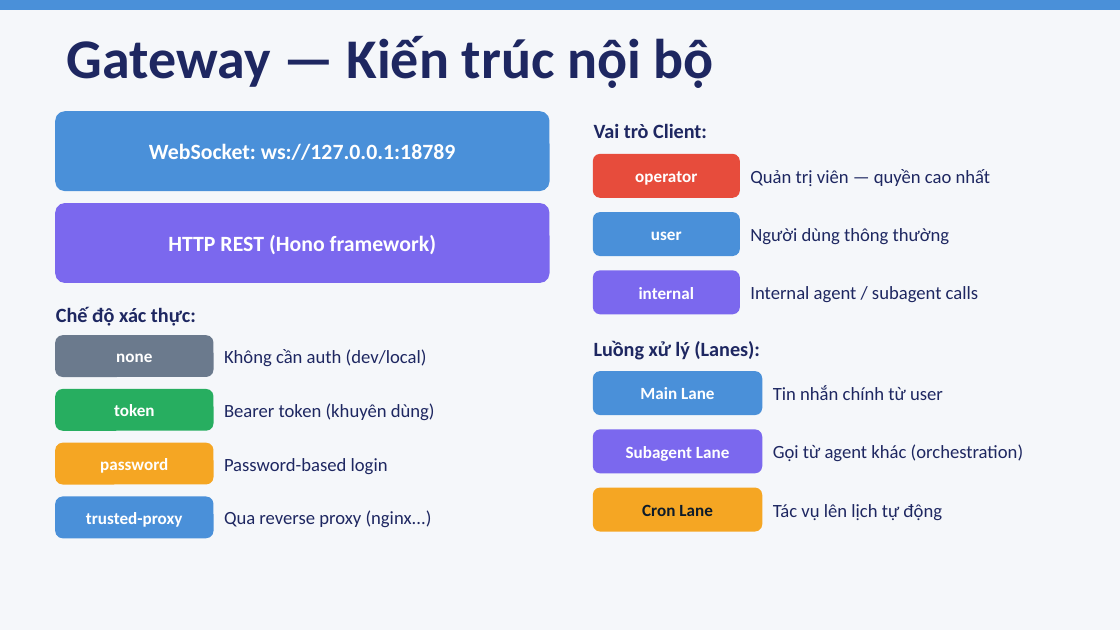
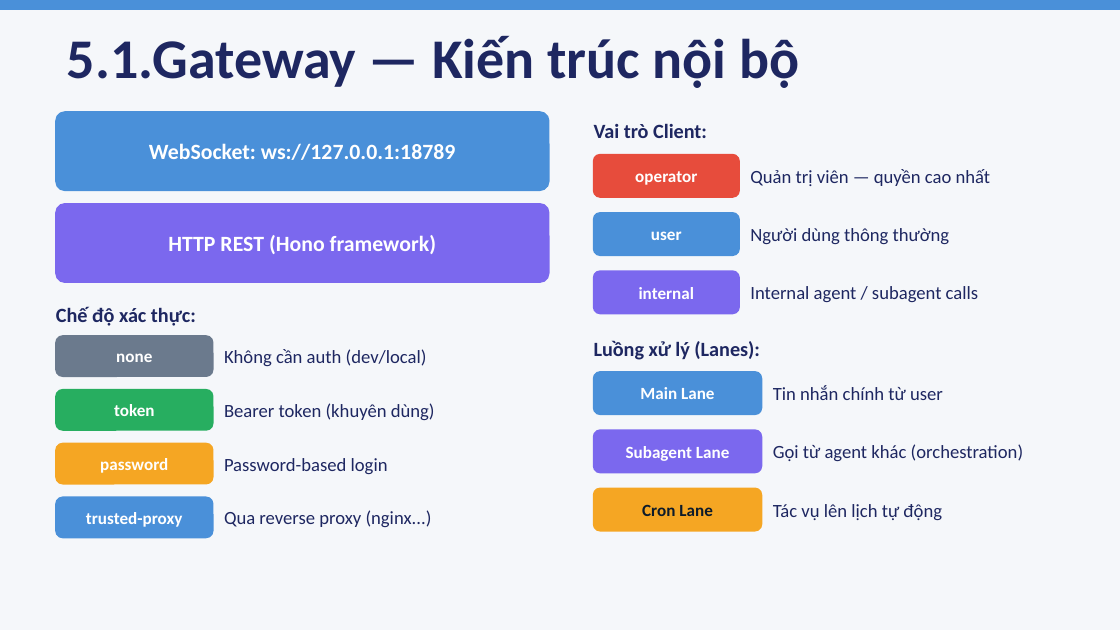
Before and after one commit to dvduongth/research_doc, a slide deck: slide 7 of open_claw/presentation/OpenClaw_Presentation.pptx. Drawn at 1120x630 pixels with LibreOffice and Linux fonts; fonts in the diff are those of the drawing. Boxes give left, top, right and bottom in pixels: in the first picture for what was removed or moved away, otherwise in the second. Text is boxed around its words. In the diff, an @@ line names an element or a change of style, - is before the commit and + after.

```diff
--- a/open_claw/presentation/OpenClaw_Presentation.pptx
+++ b/open_claw/presentation/OpenClaw_Presentation.pptx
@@ text at (x1=67, y1=35, x2=799, y2=88): text changed @@
-Gateway — Kiến trúc nội bộ
+5.1.Gateway — Kiến trúc nội bộ
```
Also in this commit, not shown: 10 other slides changed, 4 slides added, 47 other files.
